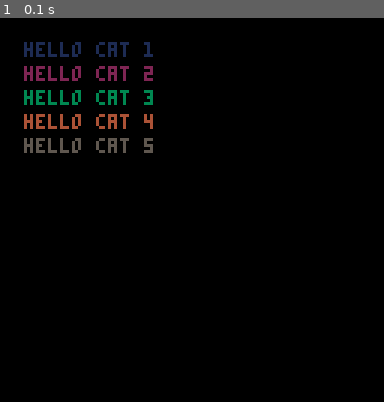
Above: before the commit, frame 1.
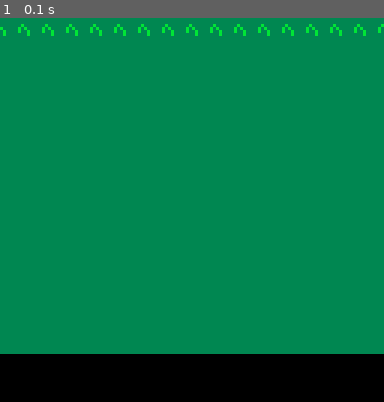
Above: after the commit, the same moment.

Repository: JohnErnestBonanno/pico8
Game: PICO-8 cartridge for_loops.p8
Same seed, same stepped clock (60 frames per second), same inputs: the game is played once before the commit and once after it.
Inputs:
- Up to frame 1 (0.1 s): no input

The runs differ from the first frame. In frame 1, 87% of the frame differs, in the area x 0-100%, y 0-88%.

Commit message:
Draw grass on screen top using for loop

Diff:
--- a/for_loops.p8
+++ b/for_loops.p8
@@ -13,17 +13,36 @@
 
 function _draw()
 	cls()
-	for i=1,5 do
-		print("hello cat "..i,8,8*i,i)
+	map()
+	for i=0,15 do
+		mset(i,0,2)
+	--	print("hello cat "..i,8,8*i,i)
 	end
 
 end
 
 
 __gfx__
-00000000000000000000000000000000000000000000000000000000000000000000000000000000000000000000000000000000000000000000000000000000
-00000000000000000000000000000000000000000000000000000000000000000000000000000000000000000000000000000000000000000000000000000000
-00700700000000000000000000000000000000000000000000000000000000000000000000000000000000000000000000000000000000000000000000000000
-00077000000000000000000000000000000000000000000000000000000000000000000000000000000000000000000000000000000000000000000000000000
-00077000000000000000000000000000000000000000000000000000000000000000000000000000000000000000000000000000000000000000000000000000
-00700700000000000000000000000000000000000000000000000000000000000000000000000000000000000000000000000000000000000000000000000000
+00000000333333333333333300000000000000000000000000000000000000000000000000000000000000000000000000000000000000000000000000000000
+00000000333333333333333300000000000000000000000000000000000000000000000000000000000000000000000000000000000000000000000000000000
+00700700333333333333333b00000000000000000000000000000000000000000000000000000000000000000000000000000000000000000000000000000000
+0007700033333333b33333b300000000000000000000000000000000000000000000000000000000000000000000000000000000000000000000000000000000
+00077000333333333b3333b300000000000000000000000000000000000000000000000000000000000000000000000000000000000000000000000000000000
+00700700333333333b33333300000000000000000000000000000000000000000000000000000000000000000000000000000000000000000000000000000000
+00000000333333333333333300000000000000000000000000000000000000000000000000000000000000000000000000000000000000000000000000000000
+00000000333333333333333300000000000000000000000000000000000000000000000000000000000000000000000000000000000000000000000000000000
+__map__
+0101010101010101010101010101010100000000000000000000000000000000000000000000000000000000000000000000000000000000000000000000000000000000000000000000000000000000000000000000000000000000000000000000000000000000000000000000000000000000000000000000000000000000
+0101010101010101010101010101010100000000000000000000000000000000000000000000000000000000000000000000000000000000000000000000000000000000000000000000000000000000000000000000000000000000000000000000000000000000000000000000000000000000000000000000000000000000
+0101010101010101010101010101010100000000000000000000000000000000000000000000000000000000000000000000000000000000000000000000000000000000000000000000000000000000000000000000000000000000000000000000000000000000000000000000000000000000000000000000000000000000
+0101010101010101010101010101010100000000000000000000000000000000000000000000000000000000000000000000000000000000000000000000000000000000000000000000000000000000000000000000000000000000000000000000000000000000000000000000000000000000000000000000000000000000
+0101010101010101010101010101010100000000000000000000000000000000000000000000000000000000000000000000000000000000000000000000000000000000000000000000000000000000000000000000000000000000000000000000000000000000000000000000000000000000000000000000000000000000
+0101010101010101010101010101010100000000000000000000000000000000000000000000000000000000000000000000000000000000000000000000000000000000000000000000000000000000000000000000000000000000000000000000000000000000000000000000000000000000000000000000000000000000
+0101010101010101010101010101010100000000000000000000000000000000000000000000000000000000000000000000000000000000000000000000000000000000000000000000000000000000000000000000000000000000000000000000000000000000000000000000000000000000000000000000000000000000
+0101010101010101010101010101010100000000000000000000000000000000000000000000000000000000000000000000000000000000000000000000000000000000000000000000000000000000000000000000000000000000000000000000000000000000000000000000000000000000000000000000000000000000
+0101010101010101010101010101010100000000000000000000000000000000000000000000000000000000000000000000000000000000000000000000000000000000000000000000000000000000000000000000000000000000000000000000000000000000000000000000000000000000000000000000000000000000
+0101010101010101010101010101010100000000000000000000000000000000000000000000000000000000000000000000000000000000000000000000000000000000000000000000000000000000000000000000000000000000000000000000000000000000000000000000000000000000000000000000000000000000
+0101010101010101010101010101010100000000000000000000000000000000000000000000000000000000000000000000000000000000000000000000000000000000000000000000000000000000000000000000000000000000000000000000000000000000000000000000000000000000000000000000000000000000
+0101010101010101010101010101010100000000000000000000000000000000000000000000000000000000000000000000000000000000000000000000000000000000000000000000000000000000000000000000000000000000000000000000000000000000000000000000000000000000000000000000000000000000
+0101010101010101010101010101010100000000000000000000000000000000000000000000000000000000000000000000000000000000000000000000000000000000000000000000000000000000000000000000000000000000000000000000000000000000000000000000000000000000000000000000000000000000
+0101010101010101010101010101010100000000000000000000000000000000000000000000000000000000000000000000000000000000000000000000000000000000000000000000000000000000000000000000000000000000000000000000000000000000000000000000000000000000000000000000000000000000
